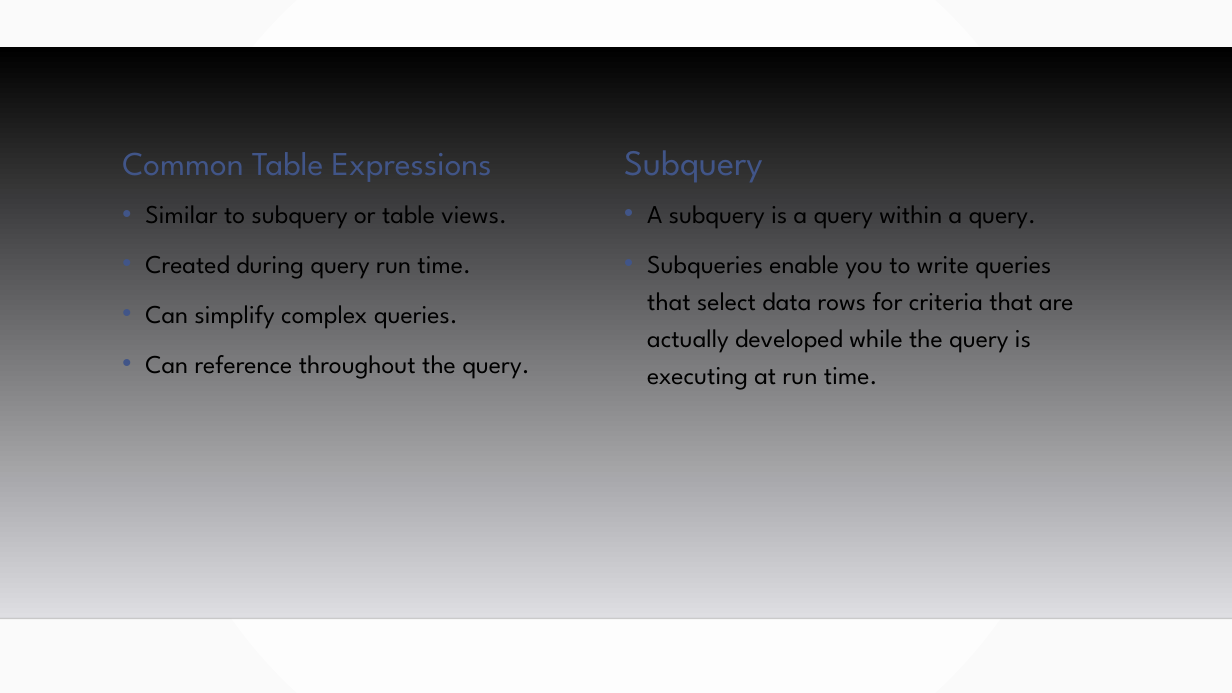
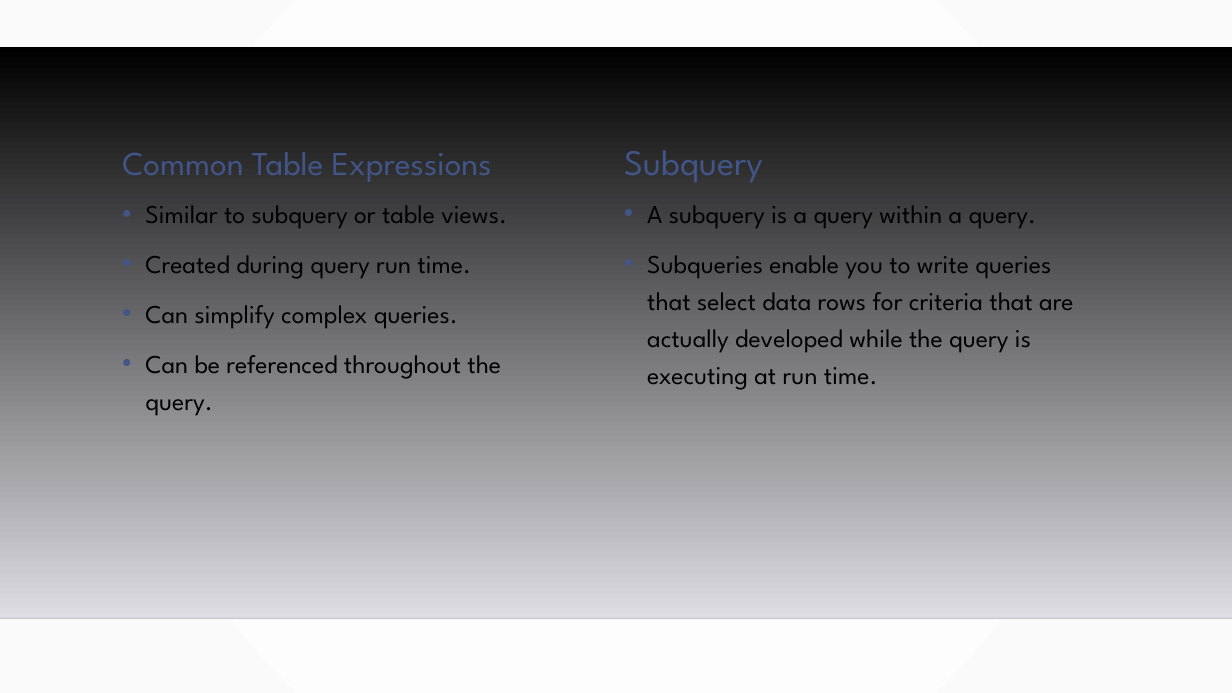
Before and after one commit to MGIS-UMN/GIS5577_week4, a slide deck: slide 26 of Database_Design.odp. Drawn at 1232x693 pixels with LibreOffice and Linux fonts; fonts in the diff are those of the drawing; background and template pictures are left out. Boxes give left, top, right and bottom in pixels: in the first picture for what was removed or moved away, otherwise in the second. Text is boxed around its words. In the diff, an @@ line names an element or a change of style, - is before the commit and + after.

```diff
--- a/Database_Design.odp
+++ b/Database_Design.odp
@@ text at [145, 355, 501, 416]: text changed @@
-• Can reference throughout the query.
+• Can be referenced throughout the query.
```
Also in this commit, not shown: 1 other slide changed, 1 other file.
